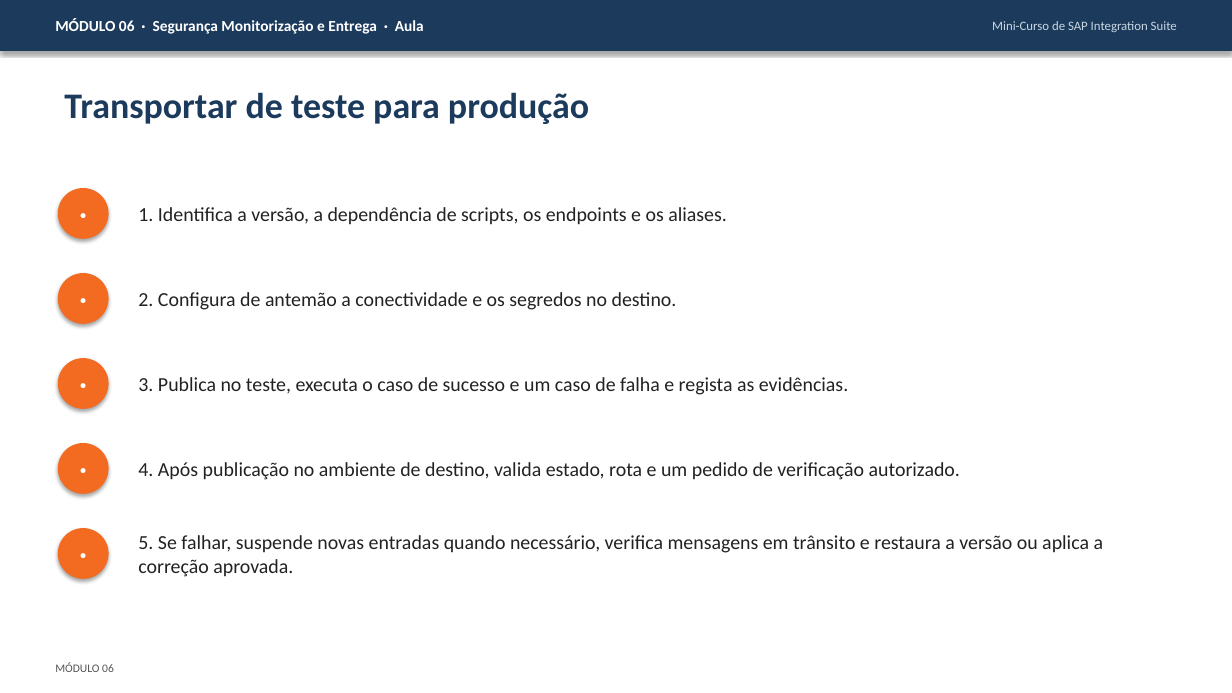
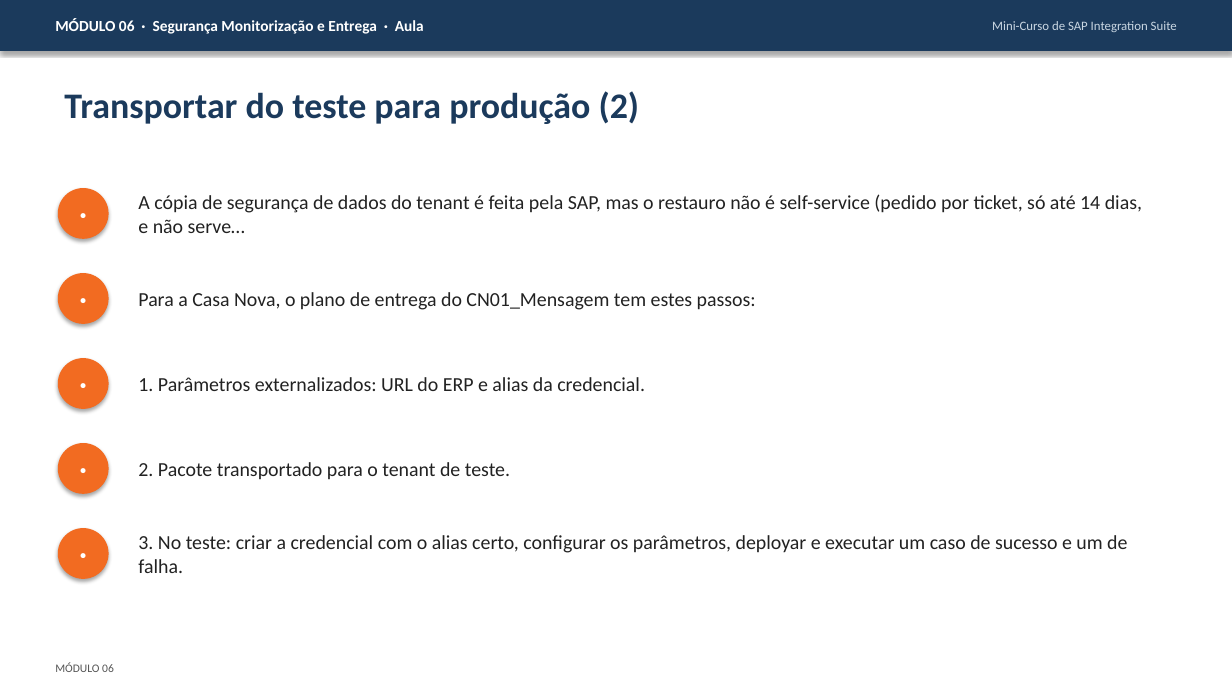
Before and after one commit to AdrianoHebreu/estudos, a slide deck: slide 27 of Integration_suite_studies/06-Seguranca-Monitorizacao-e-Entrega/06-Seguranca-Monitorizacao-e-Entrega.pptx (slide 8 before the commit). Drawn at 1232x693 pixels with LibreOffice and Linux fonts; fonts in the diff are those of the drawing. Boxes give left, top, right and bottom in pixels: in the first picture for what was removed or moved away, otherwise in the second. Text is boxed around its words. In the diff, an @@ line names an element or a change of style, - is before the commit and + after.

Commit message:
Aprofundar o curso de Integration Suite a partir da documentação oficial SAP (módulos 00 a 12, exercícios com níveis)
Módulos 00 e 02 a 12 reescritos com rótulos Documentado, Observado e Por testar; módulo 01 com observações do tenant; exercícios 1 a 34 e soluções com níveis; Office regenerado; ESTADO e READMEs atualizados (atribuição CC-BY 4.0).

```diff
--- a/Integration_suite_studies/06-Seguranca-Monitorizacao-e-Entrega/06-Seguranca-Monitorizacao-e-Entrega.pptx
+++ b/Integration_suite_studies/06-Seguranca-Monitorizacao-e-Entrega/06-Seguranca-Monitorizacao-e-Entrega.pptx
@@ text at (x1=64, y1=91, x2=640, y2=124): text changed @@
-Transportar de teste para produção
+Transportar do teste para produção (2)
@@ text at (x1=138, y1=194, x2=1142, y2=233): text changed @@
-1. Identifica a versão, a dependência de scripts, os endpoints e os aliases.
+A cópia de segurança de dados do tenant é feita pela SAP, mas o restauro não é self-service (pedido por ticket, só até 14 dias, e não serve…
@@ text at (x1=138, y1=292, x2=756, y2=310): text changed @@
-2. Configura de antemão a conectividade e os segredos no destino.
+Para a Casa Nova, o plano de entrega do CN01_Mensagem tem estes passos:
@@ text at (x1=138, y1=377, x2=645, y2=391): text changed @@
-3. Publica no teste, executa o caso de sucesso e um caso de falha e regista as evidências.
+1. Parâmetros externalizados: URL do ERP e alias da credencial.
@@ text at (x1=138, y1=462, x2=510, y2=479): text changed @@
-4. Após publicação no ambiente de destino, valida estado, rota e um pedido de verificação autorizado.
+2. Pacote transportado para o tenant de teste.
@@ text at (x1=138, y1=535, x2=1127, y2=573): text changed @@
-5. Se falhar, suspende novas entradas quando necessário, verifica mensagens em trânsito e restaura a versão ou aplica a correção aprovada.
+3. No teste: criar a credencial com o alias certo, configurar os parâmetros, deployar e executar um caso de sucesso e um de falha.
```
Also in this commit, not shown: 11 other slides changed, 27 slides added, 47 other files.
